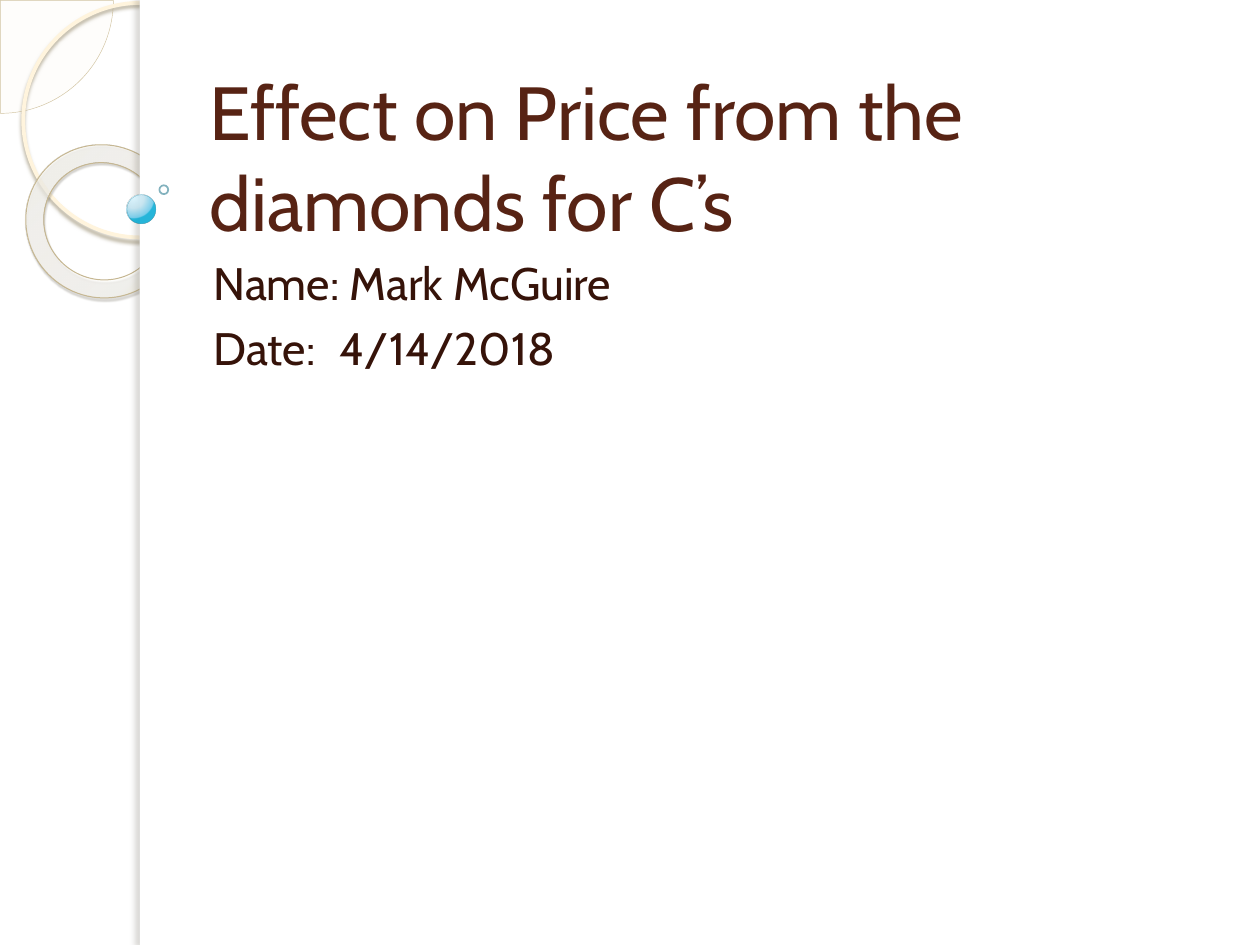
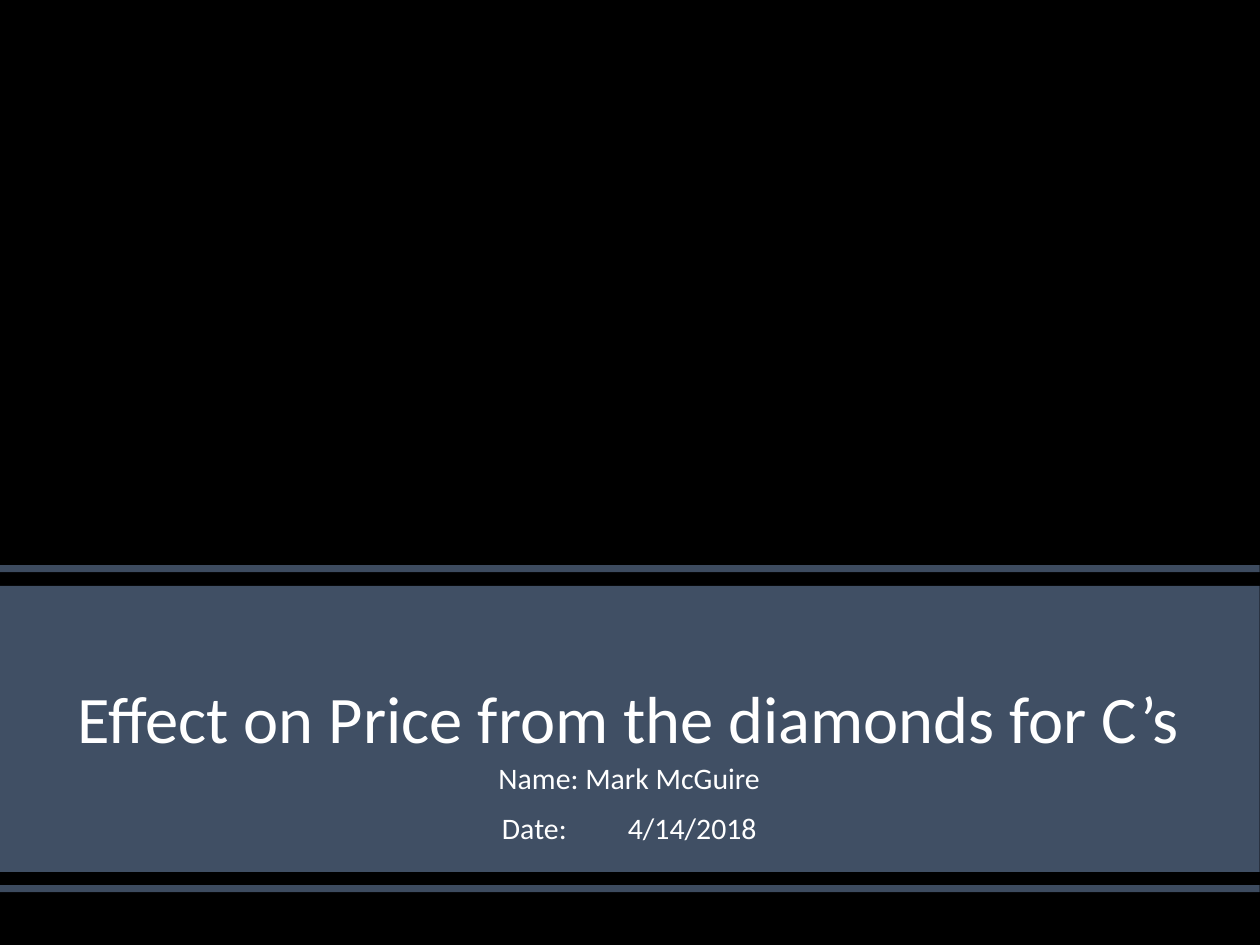
Before and after one commit to Chaos-Actual/4061inet, a slide deck: slide 1 of presentation outline.pptx. Drawn at 1260x945 pixels with LibreOffice and Linux fonts; fonts in the diff are those of the drawing; background and template pictures are left out. Boxes give left, top, right and bottom in pixels: in the first picture for what was removed or moved away, otherwise in the second. Text is boxed around its words. In the diff, an @@ line names an element or a change of style, - is before the commit and + after.

```diff
--- a/presentation outline.pptx
+++ b/presentation outline.pptx
@@ pie slice (boxed as its full ellipse) removed at box(0, 0, 113, 113) @@
@@ ellipse removed at box(23, 3, 257, 237) @@
@@ rectangle removed at box(140, 0, 1260, 945) @@
@@ rectangle removed at box(140, 0, 150, 945) @@
@@ donut removed at box(0, 113, 211, 329) @@
@@ ellipse removed at box(127, 195, 156, 224) @@
@@ ellipse removed at box(160, 185, 169, 194) @@
@@ line added from (0, 568) to (1260, 568), #44546A 4 pt @@
@@ rectangle added at box(0, 586, 1260, 872), fill #44546A at 95% opacity @@
@@ title "Effect on Price from the ...": place and size @@
-title "Effect on Price from the ..." at box(210, 83, 963, 232)
+title "Effect on Price from the ..." at box(78, 696, 1179, 744)
@@ title "Effect on Price from the ..." at box(78, 696, 1179, 744): size 43 to 38 pt, font Cabin to Calibri, text colour #572314 to #FFFFFF; alignment left to centre; line spacing 1 to 0.9 @@
@@ subtitle "Name: Mark McGuire": place and size @@
-subtitle "Name: Mark McGuire" at box(214, 266, 611, 369)
+subtitle "Name: Mark McGuire" at box(498, 768, 760, 841)
@@ subtitle "Name: Mark McGuire" at box(498, 768, 760, 841): size 26 to 17 pt, font Cabin to Calibri, text colour #361309 to #FFFFFF; alignment left to centre; indent changed; line spacing 1 to 0.9; more space between paragraphs @@
@@ line added from (0, 888) to (1260, 888), #44546A 4 pt @@
```
Also in this commit, not shown: 2 other slides changed, 8 slides added, 3 slides removed, 3 other files.
